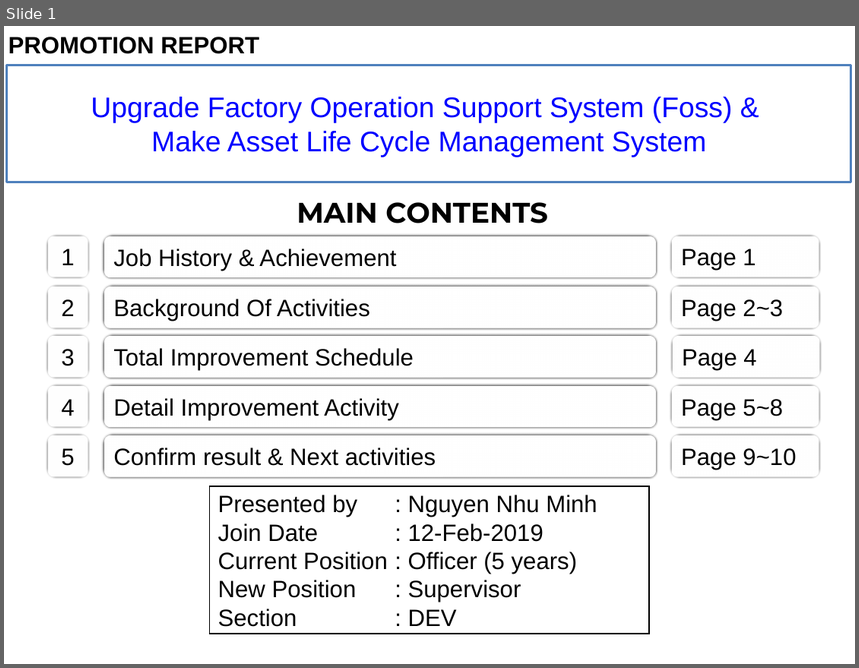
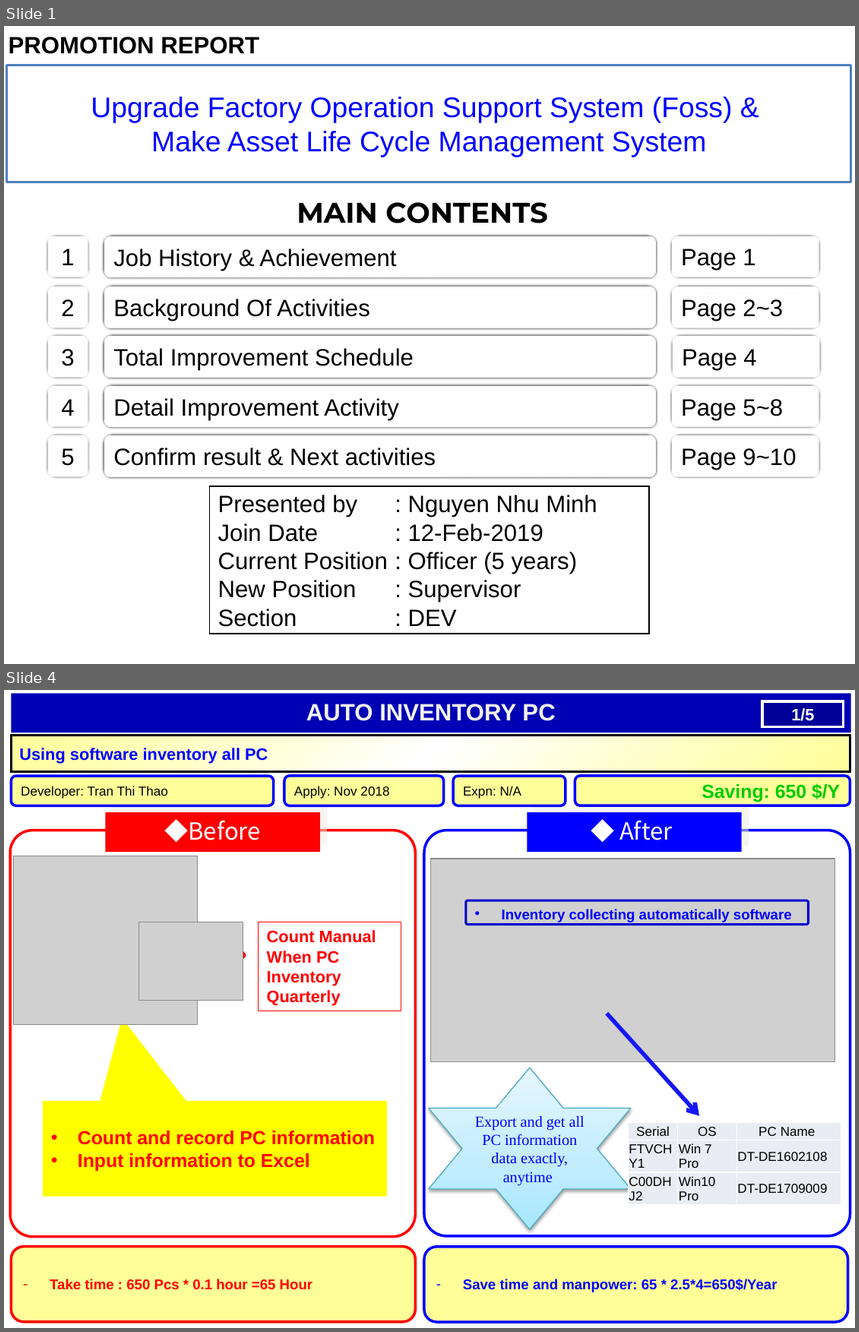
Before and after one commit to thietbicongnghevietnam/ReportPSNV, a slide deck: Report_test.pptx. Shown one above the other, each under a label of ours: slide 1 before the commit, slides 1 and 4 after it; the slides between them are not shown. The pictures are 859x668 and 859x1332 pixels, drawn with LibreOffice and Linux fonts; fonts in the diff are those of the drawing; grey boxes stand for pictures. Boxes give left, top, right and bottom in pixels: in the first picture for what was removed or moved away, otherwise in the second. Text is boxed around its words. In the diff, an @@ line names an element or a change of style, - is before the commit and + after.

```diff
--- a/Report_test.pptx
+++ b/Report_test.pptx
@@ slide 4 added at bbox=[4, 690, 855, 1328], background #FFFFFF @@
@@ rectangle added at bbox=[11, 693, 851, 733], fill #0000B4, 20 pt, text #F2F2F2, bold @@
+AUTO INVENTORY PC
@@ rectangle added at bbox=[762, 702, 843, 727], fill #000099, outline #FFFFFF 2.25 pt, 14 pt, text #FFFFFF, bold @@
+1/5
@@ rectangle added at bbox=[11, 735, 850, 772], fill gradient #FFFF99 to #FFFFFF, outline #000000 2 pt, 14 pt, text #0000FF, bold @@
+Using software inventory all PC
@@ rounded rectangle added at bbox=[11, 776, 273, 806], fill #FFFF99, outline #0000FF 2.25 pt, 11 pt, text #000000 @@
+Developer: Tran Thi Thao
@@ rounded rectangle added at bbox=[284, 776, 443, 806], fill #FFFF99, outline #0000FF 2.25 pt, 11 pt, text #000000 @@
+Apply: Nov 2018
@@ rounded rectangle added at bbox=[453, 776, 566, 806], fill #FFFF99, outline #0000FF 2.25 pt, 11 pt, text #000000 @@
+Expn: N/A
@@ rounded rectangle added at bbox=[576, 776, 850, 806], fill #FFFF99, outline #0000FF 2.25 pt, 16 pt, text #00CC00, bold @@
+Saving: 650 $/Y
@@ rectangle added at bbox=[105, 812, 320, 853], fill #FF0000, 20 pt, text #FFFFFF @@
+◆Before
@@ rectangle added at bbox=[528, 812, 742, 853], fill #0000FF, 20 pt, text #FFFFFF @@
+◆ After
@@ rounded rectangle added at bbox=[10, 831, 415, 1237], outline #FF0000 2.25 pt @@
@@ rounded rectangle added at bbox=[424, 831, 850, 1236], outline #0000FF 2.25 pt @@
@@ picture added at bbox=[13, 856, 197, 1024] @@
@@ picture added at bbox=[430, 859, 835, 1062] @@
@@ rounded rectangle added at bbox=[466, 901, 808, 924], outline #0000CC 2 pt, 12 pt, text #0000FF, bold @@
+• Inventory collecting automatically software
@@ picture added at bbox=[139, 923, 243, 1001] @@
@@ striped right arrow added at bbox=[216, 939, 245, 973], outline #FF0000 2 pt @@
@@ rectangle added at bbox=[259, 923, 401, 1011], outline #FF0000 0.75 pt, 14 pt, text #FF0000, bold @@
+Count Manual When PC Inventory Quarterly
@@ arrow added from (607, 1014) to (699, 1116), #1717F7 3.5 pt @@
@@ star added at bbox=[429, 1068, 630, 1230], fill gradient #A7E6FF to #C1EDFF to #E7F8FF, outline #46AAC5 0.75 pt, 13 pt, text #0000FF @@
+Export and get all PC information
+data exactly, anytime
@@ speech box added at bbox=[44, 1101, 387, 1196], fill #FFFF00, 16 pt, text #FF0000, bold @@
+• Count and record PC information
+• Input information to Excel
@@ table added at bbox=[628, 1122, 840, 1204], 3 rows, 3 columns @@
+Serial | OS | PC Name
+FTVCHY1 | Win 7 Pro | DT-DE1602108
+C00DHJ2 | Win10 Pro | DT-DE1709009
@@ rounded rectangle added at bbox=[11, 1246, 415, 1322], fill #FFFF99, outline #FF0000 2.25 pt, 12 pt, text #FF0000, bold @@
+– Take time : 650 Pcs * 0.1 hour =65 Hour
@@ rounded rectangle added at bbox=[424, 1246, 848, 1322], fill #FFFF99, outline #0000FF 2.25 pt, 12 pt, text #0000FF, bold @@
+– Save time and manpower: 65 * 2.5*4=650$/Year
```
Also in this commit, not shown: 4 slides changed, 3 other slides added.
